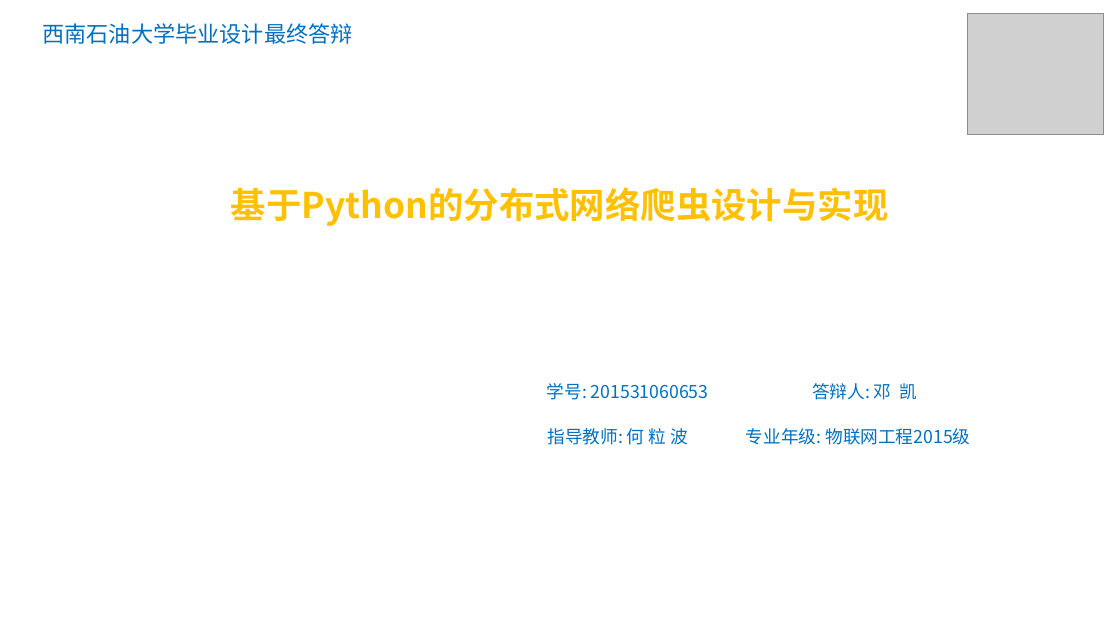
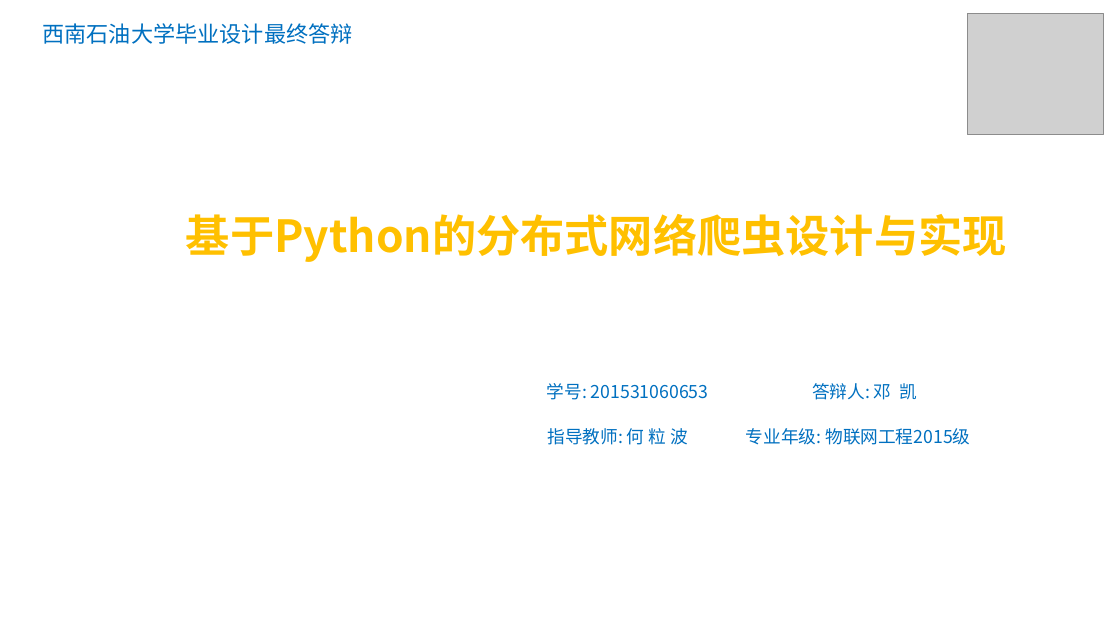
Before and after one commit to dengdengkai/graduation_final, a slide deck: slide 1 of 附件（本册存放系统源码（可运行的工程文件）+答辩PPT）/20153160653_邓凯_毕业设计最终答辩PPT.pptx. Drawn at 1120x630 pixels with LibreOffice and Linux fonts; fonts in the diff are those of the drawing; grey boxes stand for pictures; background and template pictures are left out. Boxes give left, top, right and bottom in pixels: in the first picture for what was removed or moved away, otherwise in the second. Text is boxed around its words. In the diff, an @@ line names an element or a change of style, - is before the commit and + after.

```diff
--- a/附件（本册存放系统源码（可运行的工程文件）+答辩PPT）/20153160653_邓凯_毕业设计最终答辩PPT.pptx
+++ b/附件（本册存放系统源码（可运行的工程文件）+答辩PPT）/20153160653_邓凯_毕业设计最终答辩PPT.pptx
@@ text "基于Python的分布式网络爬虫设计与实现": place and size @@
-text "基于Python的分布式网络爬虫设计与实现" at (231,187,889,226)
+text "基于Python的分布式网络爬虫设计与实现" at (186,214,1007,262)
@@ text "基于Python的分布式网络爬虫设计与实现" at (186,214,1007,262): size 32 to 40 pt; more space between paragraphs @@
```
Also in this commit, not shown: 11 other slides changed, 2 other files.
